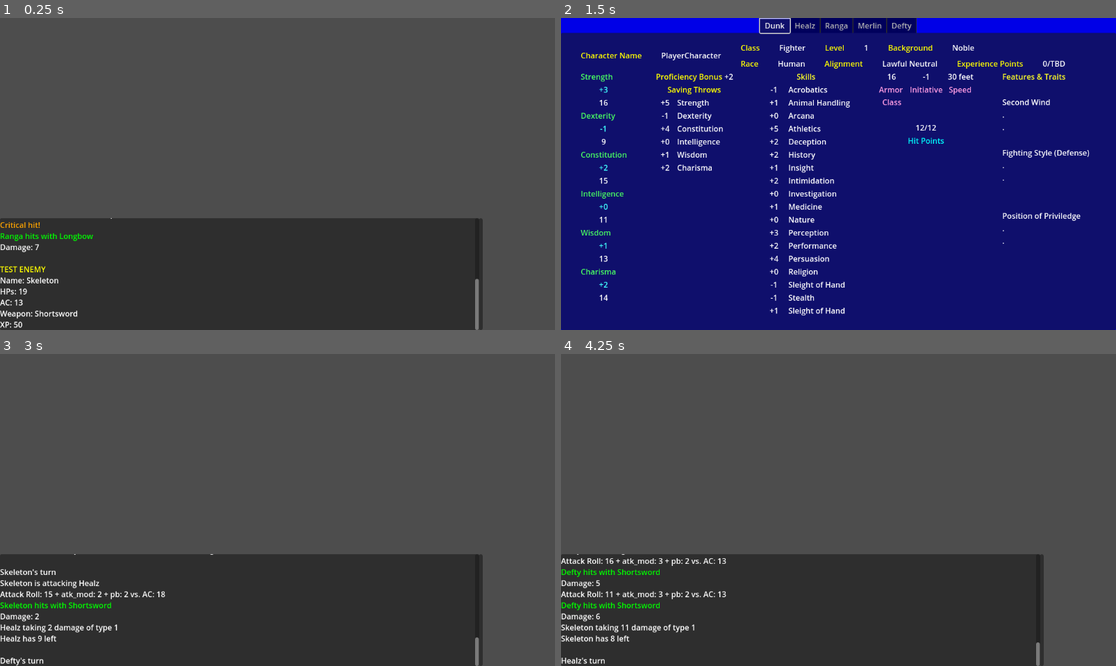
Above: before the commit, frames 1-4 (two rows, left to right).
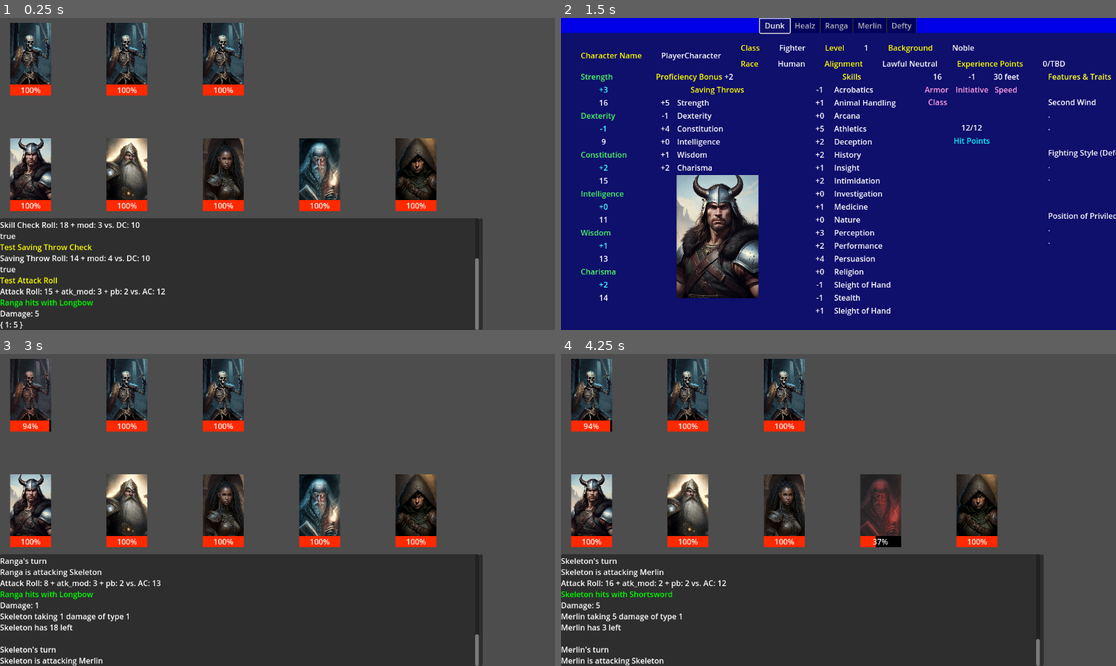
Above: after the commit, the same moments.

Repository: PaulHeraty/herra-dnd
Game: Godot game, scene res://scenes/Main.tscn
Same seed, same stepped clock (60 frames per second), same inputs: the game is played once before the commit and once after it.
Inputs:
- Up to frame 1 (0.25 s): no input
- Up to frame 2 (1.5 s): tap Enter at 0.5 s; hold Space (Advance) 0.53-1.28 s; tap P (show_party_sheet) at 1.35 s
- Up to frame 3 (3 s): tap Enter at 2 s; hold Space (Advance) 2.03-2.78 s; tap P (show_party_sheet) at 2.85 s
- Up to frame 4 (4.25 s): tap Enter at 3.5 s; hold Space (Advance) from 3.53 s (still down)

The runs differ from the first frame. In frame 1, 14% of the frame differs, in the area x 0-87%, y 1-100%; in frame 2, 11%; in frame 3, 15%; in frame 4, 15%.

Commit message:
Added first version of combat UI inc. player portraits, HP bars, basic audio.

Diff:
--- a/autoload/CombatManager.gd
+++ b/autoload/CombatManager.gd
@@ -8,17 +8,18 @@
 	determine_initiative_order()
 
 	for actor in turn_order:
-		if actor.core_data.is_alive == false:
+		if actor.is_alive == false:
 			continue
 		GameLog.add_entry("\n" + actor.entity_name + "'s turn\n")
-		await GameLog.advance
 		# Select target
 		var target:ICombatEntity = select_target(actor)
 		if target == null:
 			GameLog.add_entry("[color=yellow]All of one side are DEAD![/color]\n")
 			return
 		GameLog.add_entry(actor.entity_name + " is attacking " + target.entity_name + "\n")
+		await GameLog.advance
 		make_attack(actor, target)
+	GameLog.add_entry("End of turn...")
 	pass
 
 func select_target(actor: ICombatEntity) -> ICombatEntity:
@@ -30,14 +31,14 @@
 func get_first_enemy() -> ICombatEntity:
 	var remaining_enemies: Array[ICombatEntity] = []
 	for actor in turn_order:
-		if actor.entity_type == actor.ENTITY_TYPE.ENEMY and actor.core_data.is_alive:
+		if actor.entity_type == actor.ENTITY_TYPE.ENEMY and actor.is_alive:
 			return actor
 	return null
 
 func get_player_target() -> ICombatEntity:
 	var remaining_players: Array[ICombatEntity] = []
 	for actor in turn_order:
-		if actor.entity_type == actor.ENTITY_TYPE.PLAYER and actor.core_data.is_alive:
+		if actor.entity_type == actor.ENTITY_TYPE.PLAYER and actor.is_alive:
 			remaining_players.append(actor)
 	var target = randi_range(0, remaining_players.size()-1)
 	return remaining_players[target]
@@ -45,12 +46,12 @@
 func determine_initiative_order() -> void:
 	# make a DEX roll (inc dex mod) per mob/PC
 	for player in PartyManager.party:
-		if player.core_data.is_alive:
+		if player.is_alive:
 			player.roll_initiative()
 			turn_order.append(player)
 
 	for monster in EnemyManager.enemy_list:
-		if monster.core_data.is_alive:
+		if monster.is_alive:
 			monster.roll_initiative()
 			turn_order.append(monster)
 
--- a/autoload/EnemyManager.gd
+++ b/autoload/EnemyManager.gd
@@ -3,19 +3,23 @@
 const ENEMY = preload("res://enemy/Enemy.tscn")
 #const ENEMY = preload("res://core/ICombatEntity.tscn")
 const SKELETON_ENEMY: Resource = preload("res://enemy/enemies/Skeleton.tres")
+const SKELETON_ENEMY1: Resource = preload("res://enemy/enemies/Skeleton.tres")
+const SKELETON_ENEMY2: Resource = preload("res://enemy/enemies/Skeleton.tres")
 
 var enemy_list: Array[Enemy] = []
 
 func _ready() -> void:
-	add_players()
+	pass
 
-func add_players() -> void:
+func add_enemies() -> void:
 	enemy_list.clear()
 	add_enemy_instance(SKELETON_ENEMY)
+	add_enemy_instance(SKELETON_ENEMY1)
+	add_enemy_instance(SKELETON_ENEMY2)
 
 func add_enemy_instance(enemy_type: Resource) -> void:
 	var enemy = ENEMY.instantiate()
 	enemy.core_data = enemy_type
-	get_tree().get_root().get_node("/root/EnemyManager").add_child(enemy)
+	get_tree().get_root().get_node("/root/Main/Enemies").add_child(enemy)
 	enemy_list.append(enemy)
 	pass
--- a/autoload/PartyManager.gd
+++ b/autoload/PartyManager.gd
@@ -24,12 +24,12 @@
 func add_player_instance(toon: Resource) -> void:
 	var player = PLAYER_CHARACTER.instantiate()
 	player.core_data = toon
-	get_tree().get_root().get_node("/root/PartyManager").add_child(player)
+	get_tree().get_root().get_node("/root/Main/Party").add_child(player)
 	party.append(player)
 	pass
 
 func setup_party() -> void:
-	for p:PlayerCharacter in get_tree().get_root().get_node("/root/PartyManager").get_children():
+	for p:PlayerCharacter in get_tree().get_root().get_node("/root/Main/Party").get_children():
 		var sts = p.core_data.stats
 		var c_type = p.core_data.class_type
 		var pb = p.core_data.proficiency_bonus
--- a/autoload/Rules.gd
+++ b/autoload/Rules.gd
@@ -50,10 +50,12 @@
 			critical = true
 			GameLog.add_entry("[color=orange]Critical hit![/color]\n")
 
-		if roll + atk_mod + prof_bonus >= ac or roll == 20:
+		if roll + atk_mod + prof_bonus >= ac or critical:
 			GameLog.add_entry("[color=green]" + p.core_data.name + " hits with " + w.name + "[/color]\n")
+			p.attack_hit()
 			damage = get_weapon_damage(w, damage, critical)
 		else:
+			p.attack_miss()
 			GameLog.add_entry("[color=red]" + p.core_data.name + " misses with " + w.name + "[/color]\n")
 	return damage
 
--- a/characters/Character.gd
+++ b/characters/Character.gd
@@ -1,6 +1,10 @@
 class_name Character extends Resource
 
 @export var name: String = ""
+@export var portrait_path: String = ""
+@export var attack_hit_sound: String = ""
+@export var attack_miss_sound: String = ""
+@export var damage_sound: String = ""
 @export var class_type: Class.ClassType = Class.ClassType.FIGHTER
 @export var race: Race.RaceType = Race.RaceType.HUMAN
 @export var background: Background.BackgroundType = Background.BackgroundType.CRIMINAL
@@ -25,4 +29,3 @@
 var speed: int = 0
 var current_hp: int = 0
 var xp: int = 0
-var is_alive: bool = true
--- a/characters/PlayerCharacter.gd
+++ b/characters/PlayerCharacter.gd
@@ -1,14 +1,52 @@
 class_name PlayerCharacter extends ICombatEntity
 
-#@export var player_name: String = ""
-@export var core_data: Character
+@onready var portrait: TextureRect = $Portrait
+@onready var health_bar: ProgressBar = $HealthBar
+@onready var animation_player: AnimationPlayer = $AnimationPlayer
+@onready var audio_stream_player: AudioStreamPlayer = $AudioStreamPlayer
+
+var core_data: Character
+var is_alive: bool = true
+
+var attack_hit_audio: AudioStream
+var attack_miss_audio: AudioStream
+var damage_audio: AudioStream
+var death_audio: AudioStream
 
 func _ready() -> void:
 	core_data.speed = get_race_speed(core_data.race)
 	core_data.current_hp = core_data.max_hp
+	health_bar.max_value = core_data.max_hp
+	health_bar.value = core_data.current_hp
 	entity_name = core_data.name
 	entity_type = ENTITY_TYPE.PLAYER
+	if core_data and core_data.portrait_path != "":
+		portrait.texture = load(core_data.portrait_path)
+		portrait.custom_minimum_size = Vector2(128, 128)
+		portrait.stretch_mode = TextureRect.STRETCH_KEEP_ASPECT_CENTERED
+		portrait.expand = true
 	set_ac()
+	if core_data.equipped_weapons[0].weapon_type == Weapon.WEAPON_TYPE.MARTIAL_RANGED:
+		attack_hit_audio = load("res://audio/combat/archer-shot.mp3")
+	else:
+		attack_hit_audio = load("res://audio/combat/sword-on-flesh.mp3")
+		attack_miss_audio = load("res://audio/combat/atk-sword-swing.mp3")
+	damage_audio = load("res://audio/combat/sword-on-flesh.mp3")
+	death_audio = load("res://audio/combat/grunt.mp3")
+	pass
+
+func _process(_delta: float) -> void:
+	health_bar.value = core_data.current_hp
+	pass
+
+func attack_hit() -> void:
+	audio_stream_player.stream = attack_hit_audio
+	audio_stream_player.play()
+	pass
+
+func attack_miss() -> void:
+	audio_stream_player.stream = attack_miss_audio
+	audio_stream_player.play()
 	pass
 
 func roll_initiative() -> void:
@@ -17,13 +55,15 @@
 	GameLog.add_entry(core_data.name + " rolls " + str(initiative) + " initiative\n")
 
 func take_damage(dmg_type: DamageComponent.DAMAGE_TYPE, dmg_amount: int) -> void:
-	# Should be overridden
+	animation_player.play("hit")
 	GameLog.add_entry(entity_name + " taking " + str(dmg_amount) + " damage of type " + str(dmg_type) + "\n")
 	core_data.current_hp -= dmg_amount
 	GameLog.add_entry(entity_name + " has " + str(core_data.current_hp) + " left\n")
 	if core_data.current_hp <= 0:
 		GameLog.add_entry(entity_name + " is DEAD!!!!\n")
-		core_data.is_alive = false
+		is_alive = false
+		audio_stream_player.stream = death_audio
+		audio_stream_player.play()
 	pass
 
 func set_ac() -> void:
--- a/characters/PlayerCharacter.tscn
+++ b/characters/PlayerCharacter.tscn
@@ -1,8 +1,68 @@
-[gd_scene load_steps=2 format=3 uid="uid://dxggku72jhjdu"]
+[gd_scene load_steps=7 format=3 uid="uid://dxggku72jhjdu"]
 
 [ext_resource type="Script" uid="uid://k7n3ojid4vgj" path="res://characters/PlayerCharacter.gd" id="1_i4wip"]
+
+[sub_resource type="StyleBoxFlat" id="StyleBoxFlat_i4wip"]
+bg_color = Color(0, 0, 0, 1)
+
+[sub_resource type="StyleBoxFlat" id="StyleBoxFlat_5glxx"]
+bg_color = Color(1, 0.16007765, 0, 1)
+
+[sub_resource type="Animation" id="Animation_i4wip"]
+resource_name = "hit"
+step = 0.25
+tracks/0/type = "value"
+tracks/0/imported = false
+tracks/0/enabled = true
+tracks/0/path = NodePath("Portrait:modulate")
+tracks/0/interp = 1
+tracks/0/loop_wrap = true
+tracks/0/keys = {
+"times": PackedFloat32Array(0, 0.25, 0.5, 0.75, 1),
+"transitions": PackedFloat32Array(1, 1, 1, 1, 1),
+"update": 0,
+"values": [Color(1, 1, 1, 1), Color(1, 0, 0, 0.425), Color(1, 1, 1, 1), Color(1, 0, 0, 0.425), Color(1, 1, 1, 1)]
+}
+
+[sub_resource type="Animation" id="Animation_5glxx"]
+length = 0.001
+tracks/0/type = "value"
+tracks/0/imported = false
+tracks/0/enabled = true
+tracks/0/path = NodePath("Portrait:modulate")
+tracks/0/interp = 1
+tracks/0/loop_wrap = true
+tracks/0/keys = {
+"times": PackedFloat32Array(0),
+"transitions": PackedFloat32Array(1),
+"update": 0,
+"values": [Color(1, 1, 1, 1)]
+}
+
+[sub_resource type="AnimationLibrary" id="AnimationLibrary_grsgm"]
+_data = {
+&"RESET": SubResource("Animation_5glxx"),
+&"hit": SubResource("Animation_i4wip")
+}
 
 [node name="PlayerCharacter" type="Node2D"]
 script = ExtResource("1_i4wip")
 
-[node name="Sprite2D" type="Sprite2D" parent="."]
+[node name="Portrait" type="TextureRect" parent="."]
+
+[node name="HealthBar" type="ProgressBar" parent="."]
+offset_left = 21.0
+offset_top = 128.0
+offset_right = 106.0
+offset_bottom = 151.0
+theme_override_styles/background = SubResource("StyleBoxFlat_i4wip")
+theme_override_styles/fill = SubResource("StyleBoxFlat_5glxx")
+value = 50.0
+
+[node name="AnimationPlayer" type="AnimationPlayer" parent="."]
+libraries = {
+&"": SubResource("AnimationLibrary_grsgm")
+}
+
+[node name="AudioStreamPlayer" type="AudioStreamPlayer" parent="."]
+max_polyphony = 4
--- a/characters/game_chars/Defty.tres
+++ b/characters/game_chars/Defty.tres
@@ -20,6 +20,7 @@
 [resource]
 script = ExtResource("1_a81l2")
 name = "Defty"
+portrait_path = "res://sprites/characters/portraits/defty.jpg"
 class_type = 1
 max_hp = 9
 stats = SubResource("Resource_ln7y1")
--- a/characters/game_chars/Dunk.tres
+++ b/characters/game_chars/Dunk.tres
@@ -20,6 +20,7 @@
 [resource]
 script = ExtResource("1_uwuoi")
 name = "Dunk"
+portrait_path = "res://sprites/characters/portraits/dunk.jpg"
 background = 2
 alignment = 3
 max_hp = 12
--- a/characters/game_chars/Healz.tres
+++ b/characters/game_chars/Healz.tres
@@ -21,6 +21,7 @@
 [resource]
 script = ExtResource("1_781ok")
 name = "Healz"
+portrait_path = "res://sprites/characters/portraits/healz.jpg"
 class_type = 3
 background = 1
 alignment = 1
--- a/characters/game_chars/Merlin.tres
+++ b/characters/game_chars/Merlin.tres
@@ -19,6 +19,7 @@
 [resource]
 script = ExtResource("1_dvskx")
 name = "Merlin"
+portrait_path = "res://sprites/characters/portraits/merlin.jpg"
 class_type = 2
 race = 3
 background = 4
--- a/characters/game_chars/Ranga.tres
+++ b/characters/game_chars/Ranga.tres
@@ -20,6 +20,7 @@
 [resource]
 script = ExtResource("1_46o5h")
 name = "Ranga"
+portrait_path = "res://sprites/characters/portraits/ranga.jpg"
 background = 3
 alignment = 0
 max_hp = 12
--- a/core/ICombatEntity.gd
+++ b/core/ICombatEntity.gd
@@ -14,3 +14,11 @@
 func take_damage(dmg_type: DamageComponent.DAMAGE_TYPE, dmg_amount: int) -> void:
 	# Should be overridden
 	pass
+
+func attack_hit() -> void:
+	# Should be overridden
+	pass
+
+func attack_miss() -> void:
+	# Should be overridden
+	pass
--- a/enemy/Enemy.gd
+++ b/enemy/Enemy.gd
@@ -1,12 +1,40 @@
 class_name Enemy extends ICombatEntity
 
-@export var core_data: EnemyCore
+@onready var portrait: TextureRect = %Portrait
+@onready var health_bar: ProgressBar = $HealthBar
+@onready var animation_player: AnimationPlayer = $AnimationPlayer
+@onready var audio_stream_player: AudioStreamPlayer = $AudioStreamPlayer
+
+var current_hp: int = 0
+var max_hp: int = 0
+var is_alive: bool = true
+
+var core_data: EnemyCore
+
+var attack_hit_audio: AudioStream
+var attack_miss_audio: AudioStream
+var damage_audio: AudioStream
+var death_audio: AudioStream
 
 func _ready() -> void:
 	set_hp()
-	GameLog.add_entry("Monster: " + core_data.name + " has " + str(core_data.current_hp) + " hit points\n" )
 	entity_name = core_data.name
 	entity_type = ENTITY_TYPE.ENEMY
+	health_bar.max_value = max_hp
+	health_bar.value = current_hp
+	if core_data and core_data.portrait_path != "":
+		portrait.texture = load(core_data.portrait_path)
+		portrait.custom_minimum_size = Vector2(128, 128)
+		portrait.stretch_mode = TextureRect.STRETCH_KEEP_ASPECT_CENTERED
+		portrait.expand = true
+	attack_hit_audio = load(core_data.attack_hit_sound)
+	attack_miss_audio = load(core_data.attack_miss_sound)
+	damage_audio = load(core_data.damage_sound)
+	death_audio = load(core_data.death_sound)
+	pass
+
+func _process(_delta: float) -> void:
+	health_bar.value = current_hp
 	pass
 
 func roll_initiative() -> void:
@@ -16,18 +44,33 @@
 	pass
 
 func set_hp() -> void:
-	core_data.current_hp = calculate_hp(core_data.hit_dice)
-	core_data.max_hp = core_data.current_hp
+	current_hp = calculate_hp(core_data.hit_dice)
+	max_hp = current_hp
 	pass
 
 func take_damage(dmg_type: DamageComponent.DAMAGE_TYPE, dmg_amount: int) -> void:
-	# Should be overridden
+	animation_player.play("hit")
+	audio_stream_player.stream = damage_audio
+	audio_stream_player.play()
 	GameLog.add_entry(entity_name + " taking " + str(dmg_amount) + " damage of type " + str(dmg_type) + "\n")
-	core_data.current_hp -= dmg_amount
-	GameLog.add_entry(entity_name + " has " + str(core_data.current_hp) + " left\n")
-	if core_data.current_hp <= 0:
+	current_hp -= dmg_amount
+	GameLog.add_entry(entity_name + " has " + str(current_hp) + " left\n")
+	if current_hp <= 0:
 		GameLog.add_entry(entity_name + " is DEAD!!!!\n")
-		core_data.is_alive = false
+		is_alive = false
+		audio_stream_player.stream = death_audio
+		audio_stream_player.play()
+
+	pass
+
+func attack_hit() -> void:
+	audio_stream_player.stream = attack_hit_audio
+	audio_stream_player.play()
+	pass
+
+func attack_miss() -> void:
+	audio_stream_player.stream = attack_miss_audio
+	audio_stream_player.play()
 	pass
 
 func calculate_hp(hit_dice: HitDice) -> int:
--- a/enemy/Enemy.tscn
+++ b/enemy/Enemy.tscn
@@ -1,8 +1,71 @@
-[gd_scene load_steps=2 format=3 uid="uid://b3fu4ufa3bg6p"]
+[gd_scene load_steps=7 format=3 uid="uid://b3fu4ufa3bg6p"]
 
 [ext_resource type="Script" uid="uid://bx2qwdfqv5mf4" path="res://enemy/Enemy.gd" id="1_d1f0f"]
+
+[sub_resource type="StyleBoxFlat" id="StyleBoxFlat_d1f0f"]
+bg_color = Color(0, 0, 0, 1)
+
+[sub_resource type="StyleBoxFlat" id="StyleBoxFlat_7lgfl"]
+bg_color = Color(1, 0.16007765, 0, 1)
+
+[sub_resource type="Animation" id="Animation_d1f0f"]
+resource_name = "hit"
+step = 0.25
+tracks/0/type = "value"
+tracks/0/imported = false
+tracks/0/enabled = true
+tracks/0/path = NodePath("Portrait:modulate")
+tracks/0/interp = 1
+tracks/0/loop_wrap = true
+tracks/0/keys = {
+"times": PackedFloat32Array(0, 0.25, 0.5, 0.75, 1),
+"transitions": PackedFloat32Array(1, 1, 1, 1, 1),
+"update": 0,
+"values": [Color(1, 1, 1, 1), Color(1, 0, 0, 0.51900005), Color(1, 1, 1, 1), Color(1, 0, 0, 0.51900005), Color(1, 1, 1, 1)]
+}
+
+[sub_resource type="Animation" id="Animation_7lgfl"]
+length = 0.001
+tracks/0/type = "value"
+tracks/0/imported = false
+tracks/0/enabled = true
+tracks/0/path = NodePath("Portrait:modulate")
+tracks/0/interp = 1
+tracks/0/loop_wrap = true
+tracks/0/keys = {
+"times": PackedFloat32Array(0),
+"transitions": PackedFloat32Array(1),
+"update": 0,
+"values": [Color(1, 1, 1, 1)]
+}
+
+[sub_resource type="AnimationLibrary" id="AnimationLibrary_5p6bu"]
+_data = {
+&"RESET": SubResource("Animation_7lgfl"),
+&"hit": SubResource("Animation_d1f0f")
+}
 
 [node name="Enemy" type="Node2D"]
 script = ExtResource("1_d1f0f")
 
-[node name="Sprite2D" type="Sprite2D" parent="."]
+[node name="Portrait" type="TextureRect" parent="."]
+unique_name_in_owner = true
+offset_right = 40.0
+offset_bottom = 40.0
+
+[node name="HealthBar" type="ProgressBar" parent="."]
+offset_left = 21.0
+offset_top = 128.0
+offset_right = 106.0
+offset_bottom = 151.0
+theme_override_styles/background = SubResource("StyleBoxFlat_d1f0f")
+theme_override_styles/fill = SubResource("StyleBoxFlat_7lgfl")
+value = 50.0
+
+[node name="AnimationPlayer" type="AnimationPlayer" parent="."]
+libraries = {
+&"": SubResource("AnimationLibrary_5p6bu")
+}
+
+[node name="AudioStreamPlayer" type="AudioStreamPlayer" parent="."]
+max_polyphony = 4
--- a/enemy/EnemyCore.gd
+++ b/enemy/EnemyCore.gd
@@ -1,6 +1,11 @@
 class_name EnemyCore extends Resource
 
 @export var name: String = ""
+@export var portrait_path: String = ""
+@export var attack_hit_sound: String = ""
+@export var attack_miss_sound: String = ""
+@export var damage_sound: String = ""
+@export var death_sound: String = ""
 @export var ac: int = 0
 @export var hit_dice: HitDice
 @export var speed: int = 30
@@ -20,9 +25,6 @@
 @export var equipped_weapons: Array[Weapon]
 @export var equipped_armor: Array[Armor]
 
-var max_hp: int = 0
-var current_hp: int = 0
 var saving_throws: SavingThrows = SavingThrows.new()
 var skills: Skills = Skills.new()
 var proficiency_bonus: int = 2
-var is_alive: bool = true
--- a/enemy/enemies/Skeleton.tres
+++ b/enemy/enemies/Skeleton.tres
@@ -27,6 +27,11 @@
 [resource]
 script = ExtResource("3_thjen")
 name = "Skeleton"
+portrait_path = "res://sprites/enemies/skeleton.jpg"
+attack_hit_sound = "res://audio/combat/sword-on-flesh.mp3"
+attack_miss_sound = "res://audio/combat/atk-sword-swing.mp3"
+damage_sound = "res://audio/combat/sword-on-flesh.mp3"
+death_sound = "res://audio/combat/demon-scream.mp3"
 ac = 13
 hit_dice = SubResource("Resource_oas0w")
 xp = 50
--- a/scenes/Main.tscn
+++ b/scenes/Main.tscn
@@ -17,7 +17,7 @@
 anchor_top = 1.0
 anchor_right = 1.0
 anchor_bottom = 1.0
-offset_top = -124.0
+offset_top = -232.0
 offset_right = -156.0
 grow_horizontal = 2
 grow_vertical = 0
--- a/scenes/UI/CharacterSheet/CharacterSheet.tscn
+++ b/scenes/UI/CharacterSheet/CharacterSheet.tscn
@@ -155,6 +155,10 @@
 unique_name_in_owner = true
 layout_mode = 2
 
+[node name="Portrait" type="TextureRect" parent="VBoxContainer/EverythingElse/ThrowsAndSkills"]
+unique_name_in_owner = true
+layout_mode = 2
+
 [node name="SkillsBox" parent="VBoxContainer/EverythingElse" instance=ExtResource("3_3p36a")]
 unique_name_in_owner = true
 layout_mode = 2
--- a/scenes/UI/CharacterSheet/character_sheet.gd
+++ b/scenes/UI/CharacterSheet/character_sheet.gd
@@ -19,6 +19,8 @@
 @onready var intelligence: VBoxContainer = %Intelligence
 @onready var wisdom: VBoxContainer = %Wisdom
 @onready var charisma: VBoxContainer = %Charisma
+@onready var portrait: TextureRect = %Portrait
+
 
 var player_char: PlayerCharacter
 
@@ -32,6 +34,7 @@
 
 func update_stats() -> void:
 	char_name.text = player_char.name
+	set_portrait()
 	char_class.text = get_class_string(player_char.core_data.class_type)
 	char_level.text = str(player_char.core_data.level)
 	background.text = get_background_string(player_char.core_data.background)
@@ -51,6 +54,14 @@
 	intelligence.update("Intelligence", sts.intelligence_mod, sts.intelligence)
 	wisdom.update("Wisdom", sts.wisdom_mod, sts.wisdom)
 	charisma.update("Charisma", sts.charisma_mod, sts.charisma)
+	pass
+
+func set_portrait() -> void:
+	if player_char.core_data and player_char.core_data.portrait_path != "":
+		portrait.texture = load(player_char.core_data.portrait_path)
+		portrait.custom_minimum_size = Vector2(256, 256)
+		portrait.stretch_mode = TextureRect.STRETCH_KEEP_ASPECT_CENTERED
+		portrait.expand = true
 	pass
 
 func get_initiative_string(c: PlayerCharacter) -> String:
--- a/scenes/main.gd
+++ b/scenes/main.gd
@@ -12,29 +12,44 @@
 	GameLog.add_entry("Game initialized.\n")
 
 	PartyManager.setup_party()
+	EnemyManager.add_enemies()
+	draw_players()
+	draw_monsters()
+
 	var p = PartyManager.party[2]
-
 	GameLog.add_entry("[color=yellow]\nTest Ability Check[/color]\n")
-	print(Rules.ability_check(p.core_data.stats.strength_mod, 10))
+	GameLog.add_entry(str(Rules.ability_check(p.core_data.stats.strength_mod, 10)))
 
 	GameLog.add_entry("[color=yellow]\nTest Skill Check[/color]\n")
-	print(Rules.skill_check(p.core_data.skills.stealth, 10))
+	GameLog.add_entry(str(Rules.skill_check(p.core_data.skills.stealth, 10)))
 
 	GameLog.add_entry("[color=yellow]\nTest Saving Throw Check[/color]\n")
-	print(Rules.saving_throw_check(p.core_data.saving_throws.constitution, 10))
+	GameLog.add_entry(str(Rules.saving_throw_check(p.core_data.saving_throws.constitution, 10)))
 
 	GameLog.add_entry("[color=yellow]\nTest Attack Roll[/color]\n")
-	print(Rules.attack_roll(p, 12))
+	GameLog.add_entry(str(Rules.attack_roll(p, 12)))
 
-	GameLog.add_entry("[color=yellow]\nTEST ENEMY[/color]\n")
-	var skeleton = EnemyManager.enemy_list[0]
-	GameLog.add_entry("Name: " + skeleton.core_data.name +"\n")
-	GameLog.add_entry("HPs: " + str(skeleton.core_data.current_hp) +"\n")
-	GameLog.add_entry("AC: " + str(skeleton.core_data.ac) +"\n")
-	GameLog.add_entry("Weapon: " + skeleton.core_data.equipped_weapons[0].name +"\n")
-	GameLog.add_entry("XP: " + str(skeleton.core_data.xp) +"\n")
+	#GameLog.add_entry("[color=yellow]\nTEST ENEMY[/color]\n")
+	#var skeleton = EnemyManager.enemy_list[0]
+	#GameLog.add_entry("Name: " + skeleton.core_data.name +"\n")
+	#GameLog.add_entry("HPs: " + str(skeleton.core_data.current_hp) +"\n")
+	#GameLog.add_entry("AC: " + str(skeleton.core_data.ac) +"\n")
+	#GameLog.add_entry("Weapon: " + skeleton.core_data.equipped_weapons[0].name +"\n")
+	#GameLog.add_entry("XP: " + str(skeleton.core_data.xp) +"\n")
 	await GameLog.advance
 
 	GameLog.add_entry("[color=yellow]\nTEST COMBAT[/color]\n")
 	CombatManager.turn_loop()
 	pass
+
+func draw_players() -> void:
+	for i in PartyManager.party.size():
+		PartyManager.party[i].position.y = 250
+		PartyManager.party[i].position.x = i*200
+	pass
+
+func draw_monsters() -> void:
+	for i in EnemyManager.enemy_list.size():
+		EnemyManager.enemy_list[i].position.y = 10
+		EnemyManager.enemy_list[i].position.x = i*200
+	pass
Not shown, added: audio/combat/archer-shot.mp3.import
Not shown, added: audio/combat/atk-bow-arrow2.mp3.import
Not shown, added: audio/combat/atk-regular-arrow-shot.mp3.import
Not shown, added: audio/combat/atk-sword-swing.mp3.import
Not shown, added: audio/combat/d10-table4-dnd-d10-dice-die-rolling-rj13.mp3.import
Not shown, added: audio/combat/demon-scream.mp3.import
Not shown, added: audio/combat/grunt.mp3.import
Not shown, added: audio/combat/meta-failure.mp3.import
Not shown, added: audio/combat/sword-on-flesh.mp3.import
Binary file added: sprites/characters/portraits/defty.jpg
Not shown, added: sprites/characters/portraits/defty.jpg.import
Binary file added: sprites/characters/portraits/dunk.jpg
(and 20 more such lines)
